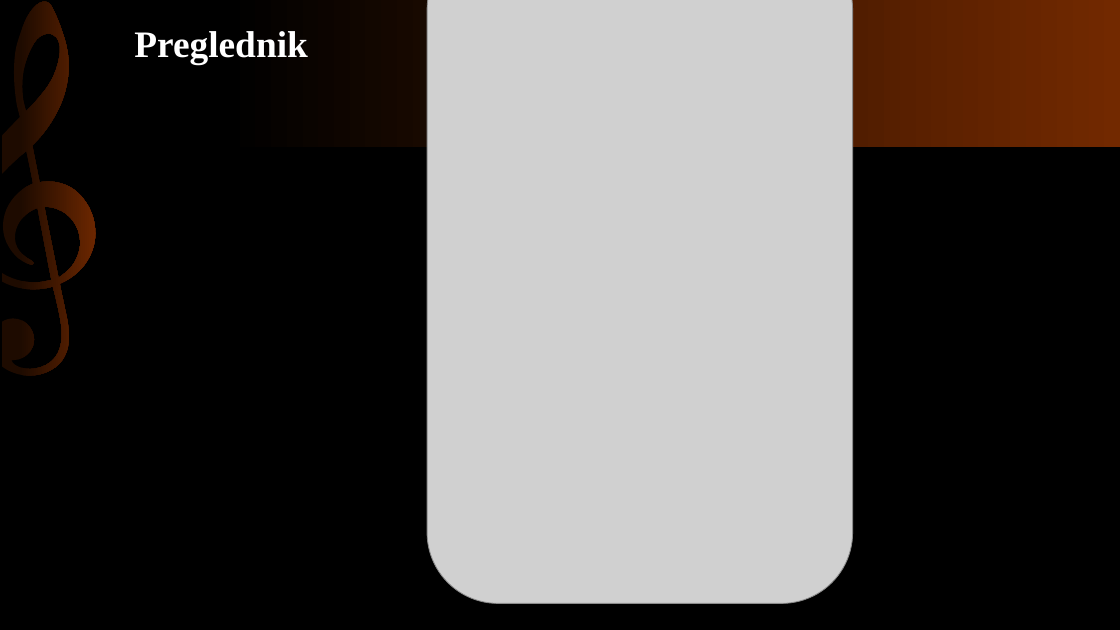
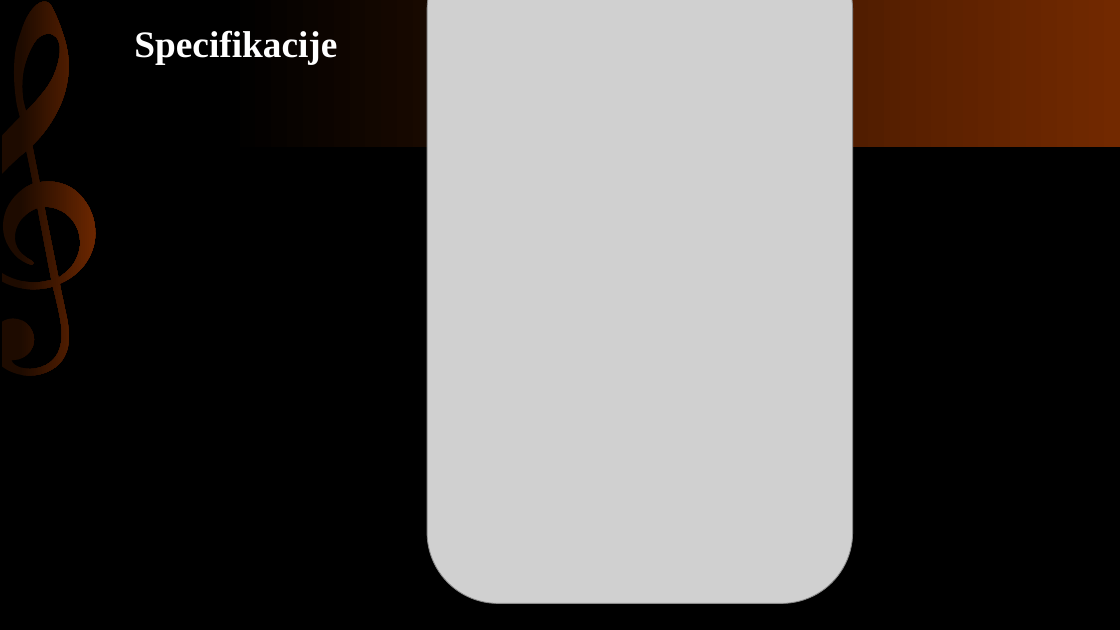
Before and after one commit to adkl/MuzickiStudioAkord, a slide deck: slide 22 of Prezentacija/MuzičkiStudioAkordPrezentacija.pptx. Drawn at 1120x630 pixels with LibreOffice and Linux fonts; fonts in the diff are those of the drawing; grey boxes stand for pictures. Boxes give left, top, right and bottom in pixels: in the first picture for what was removed or moved away, otherwise in the second. Text is boxed around its words. In the diff, an @@ line names an element or a change of style, - is before the commit and + after.

Commit message:
update

```diff
--- a/Prezentacija/MuzičkiStudioAkordPrezentacija.pptx
+++ b/Prezentacija/MuzičkiStudioAkordPrezentacija.pptx
@@ title at box(134, 30, 337, 64): text changed @@
-Preglednik
+Specifikacije
```
